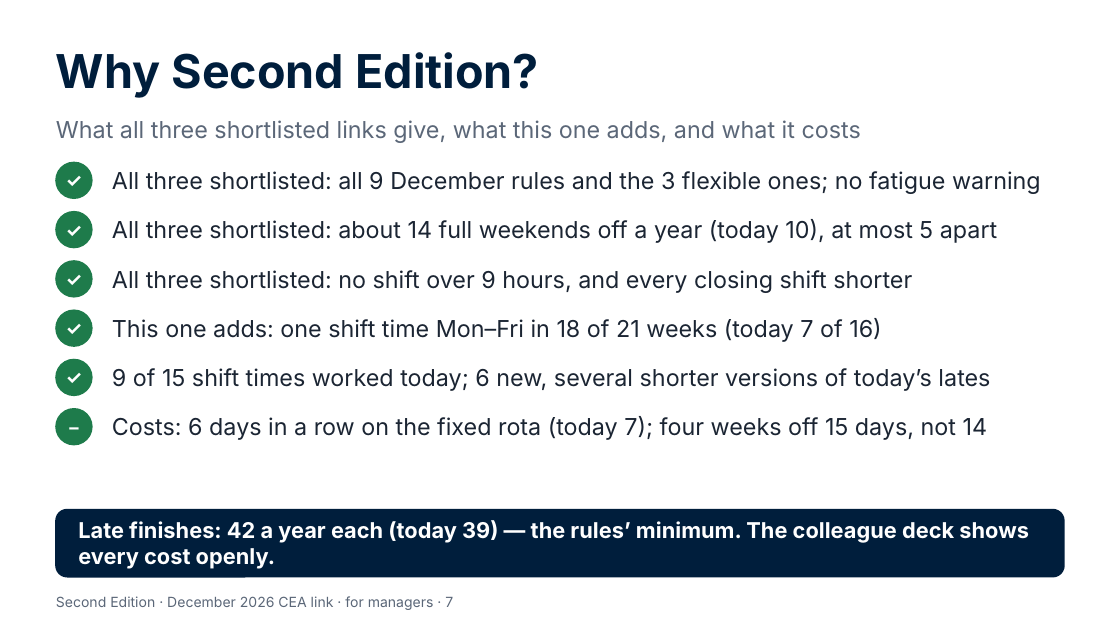
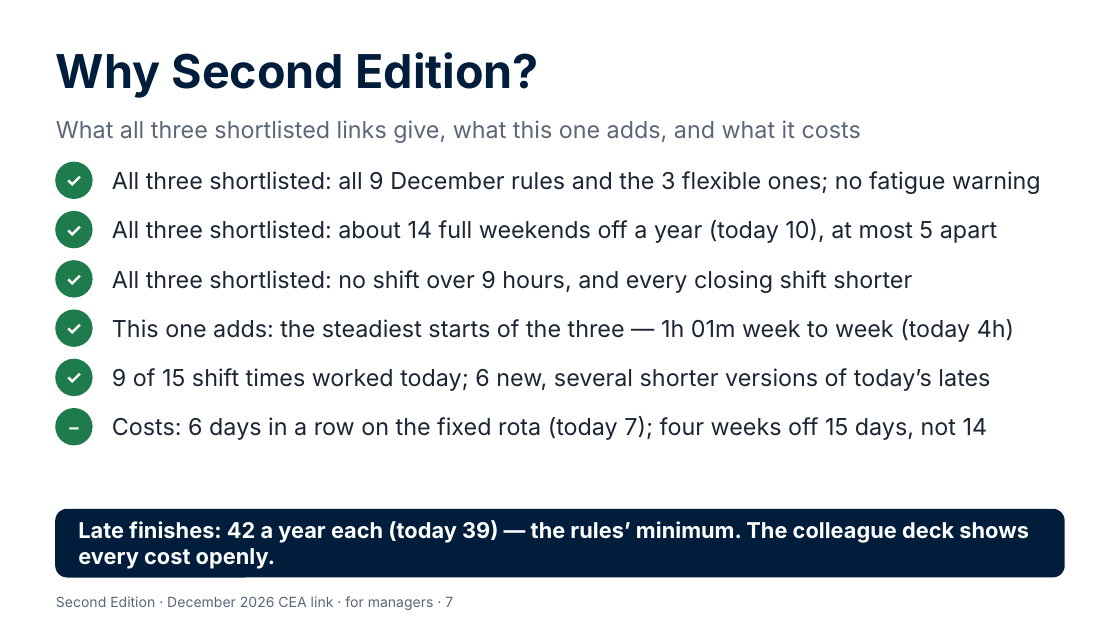
Before and after one commit to Garethdavidmiller/roster-app, a slide deck: slide 7 of docs/links-26/presentations/Second-Edition-for-managers.pptx. Drawn at 1120x630 pixels with LibreOffice and Linux fonts; fonts in the diff are those of the drawing. Boxes give left, top, right and bottom in pixels: in the first picture for what was removed or moved away, otherwise in the second. Text is boxed around its words. In the diff, an @@ line names an element or a change of style, - is before the commit and + after.

```diff
--- a/docs/links-26/presentations/Second-Edition-for-managers.pptx
+++ b/docs/links-26/presentations/Second-Edition-for-managers.pptx
@@ text at <box>112,319,1014,342</box>: text changed @@
-This one adds: one shift time Mon–Fri in 18 of 21 weeks (today 7 of 16)
+This one adds: the steadiest starts of the three — 1h 01m week to week (today 4h)
```
Also in this commit, not shown: 31 other files.
